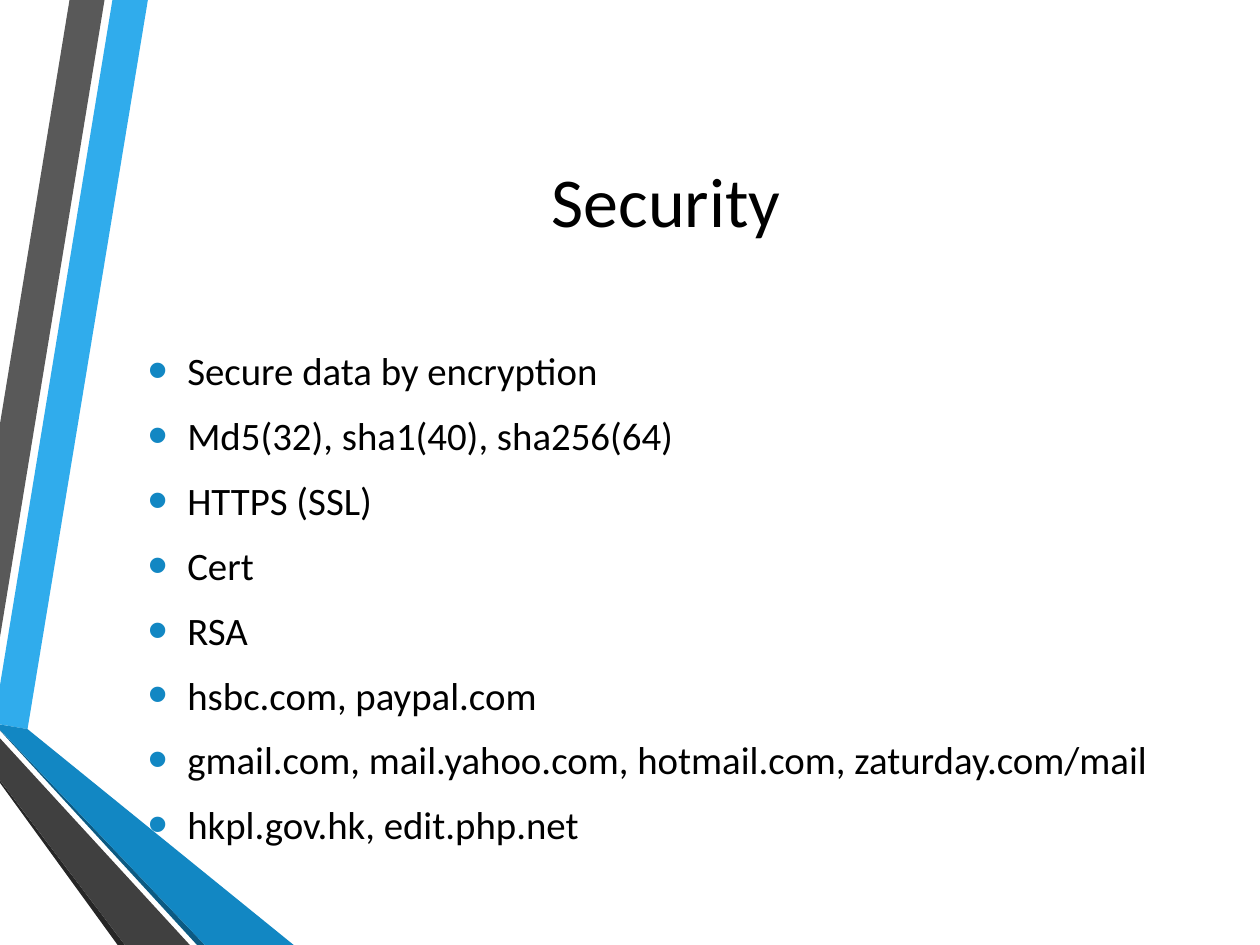
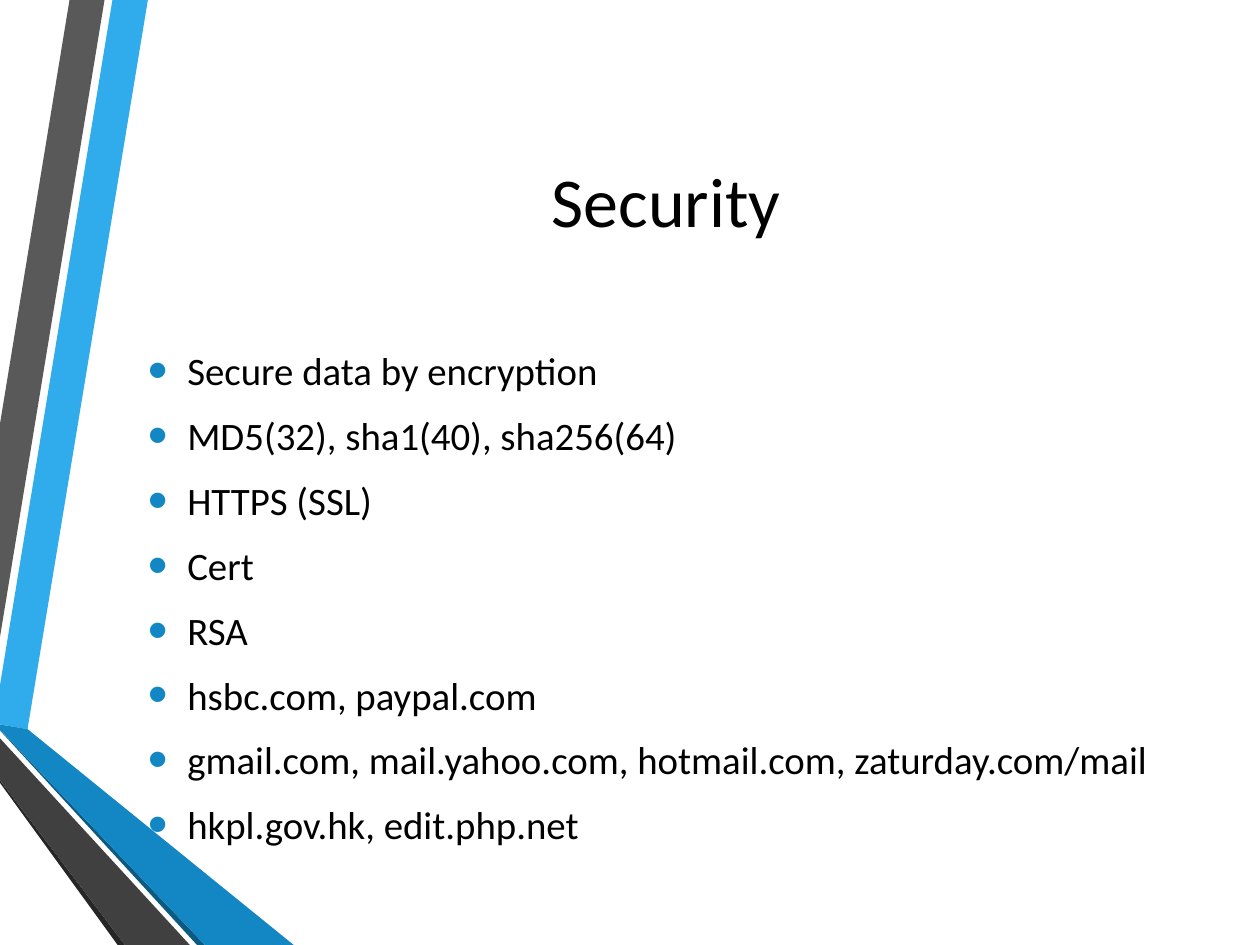
Before and after one commit to hatted/fevaworks-php, a slide deck: slide 5 of php-fw4/lesson4.pptx. Drawn at 1260x945 pixels with LibreOffice and Linux fonts; fonts in the diff are those of the drawing; background and template pictures are left out. Boxes give left, top, right and bottom in pixels: in the first picture for what was removed or moved away, otherwise in the second. Text is boxed around its words. In the diff, an @@ line names an element or a change of style, - is before the commit and + after.

```diff
--- a/php-fw4/lesson4.pptx
+++ b/php-fw4/lesson4.pptx
@@ text at (x1=187, y1=421, x2=676, y2=456): text changed @@
-• Md5(32), sha1(40), sha256(64)
+• MD5(32), sha1(40), sha256(64)
```
Also in this commit, not shown: 1 other slide changed, 1 slide added, 3 other files.
